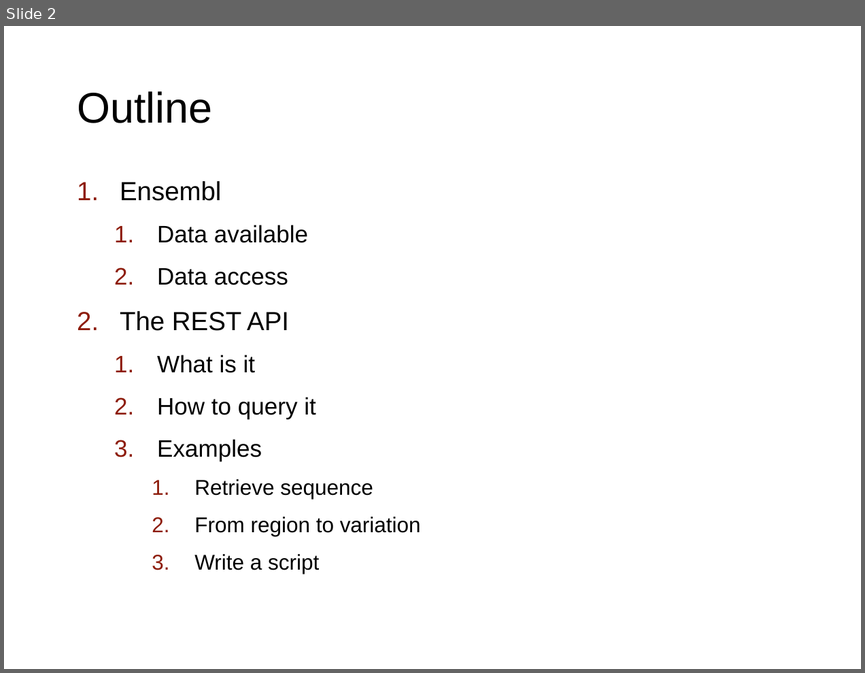
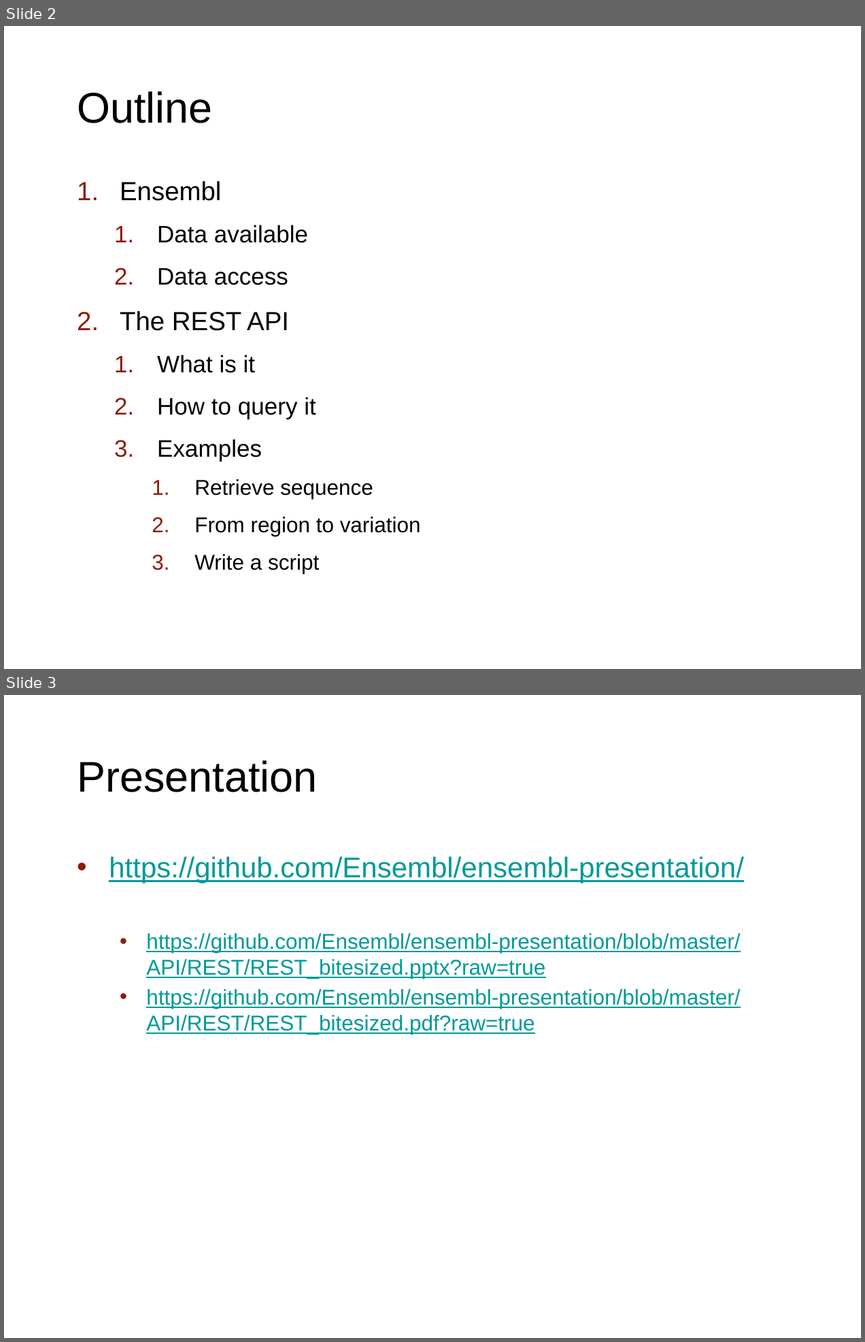
Before and after one commit to Ensembl/ensembl-presentation, a slide deck: API/REST/REST_bitesized.pptx. Shown one above the other, each under a label of ours: slide 2 before the commit, slides 2 and 3 after it. The pictures are 865x673 and 865x1342 pixels, drawn with LibreOffice and Linux fonts; fonts in the diff are those of the drawing; background and template pictures are left out. Boxes give left, top, right and bottom in pixels: in the first picture for what was removed or moved away, otherwise in the second. Text is boxed around its words. In the diff, an @@ line names an element or a change of style, - is before the commit and + after.

```diff
--- a/API/REST/REST_bitesized.pptx
+++ b/API/REST/REST_bitesized.pptx
@@ slide 3 added at [4, 695, 861, 1338], background #FFFFFF @@
@@ title added at [77, 760, 317, 792], 36 pt, text #000000 @@
+Presentation
@@ text added at [109, 856, 744, 1034], 18 pt, text #009999, underline @@
+• https://github.com/Ensembl/ensembl-presentation/
+  • https://github.com/Ensembl/ensembl-presentation/blob/master/API/REST/REST_bitesized.pptx?raw=true
+  • https://github.com/Ensembl/ensembl-presentation/blob/master/API/REST/REST_bitesized.pdf?raw=true
```
Also in this commit, not shown: 1 other slide added, 1 other file.
